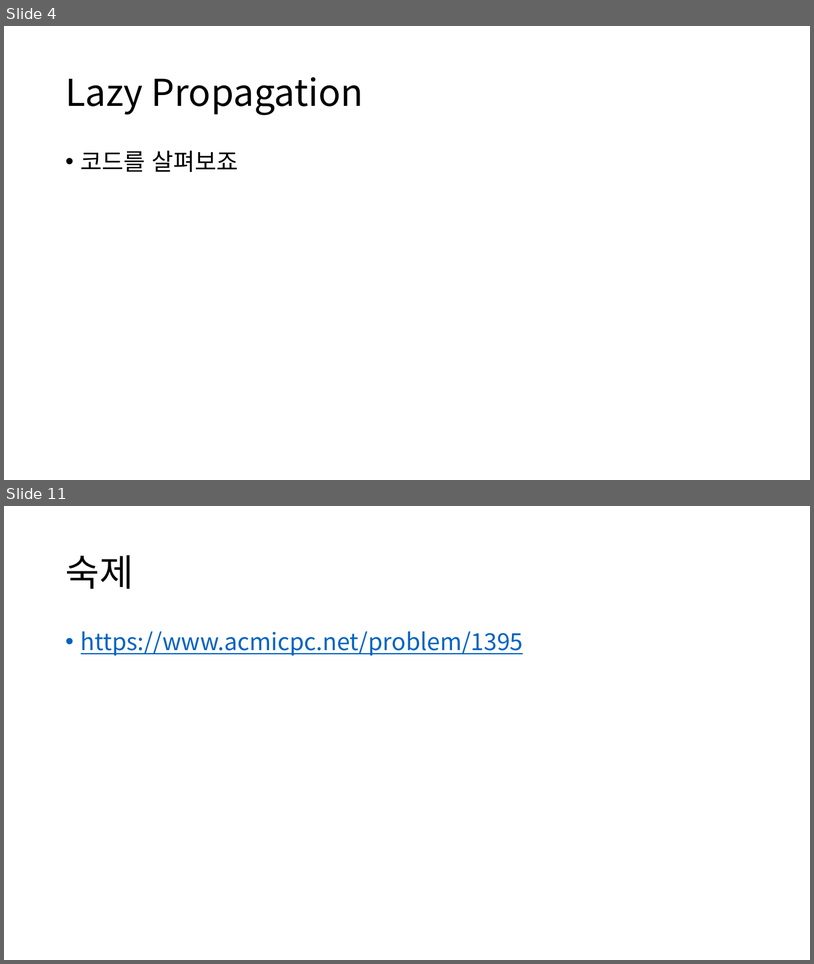
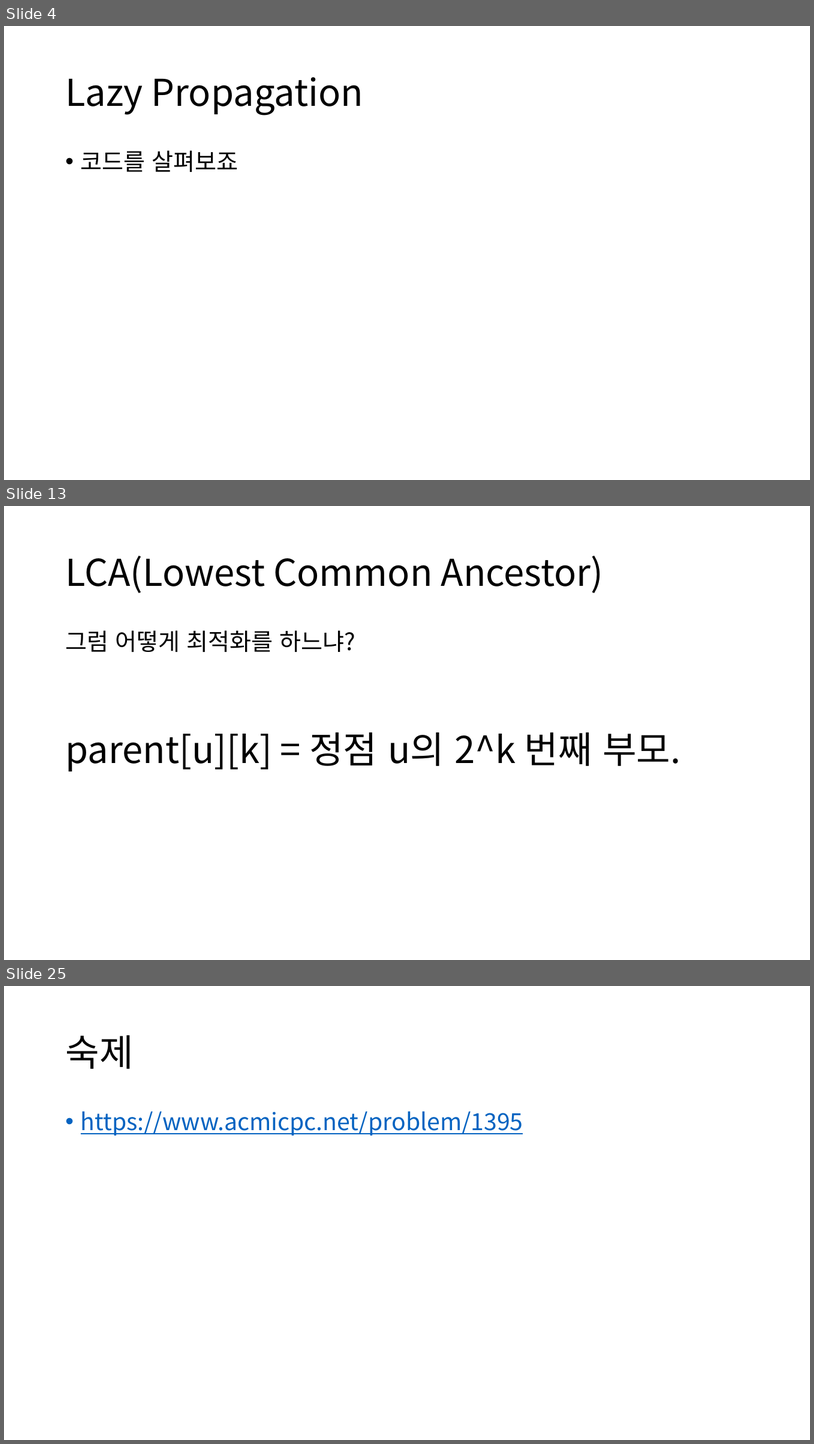
Before and after one commit to ALGOSOPT/algosopt, a slide deck: Chapter24/Lazy Propagation and LCA.pptx. Shown one above the other, each under a label of ours: slides 4 and 11 before the commit, slides 4, 13 and 25 after it; the slides between them are not shown. The pictures are 814x964 and 814x1444 pixels, drawn with LibreOffice and Linux fonts; fonts in the diff are those of the drawing. Boxes give left, top, right and bottom in pixels: in the first picture for what was removed or moved away, otherwise in the second. Text is boxed around its words. In the diff, an @@ line names an element or a change of style, - is before the commit and + after.

```diff
--- a/Chapter24/Lazy Propagation and LCA.pptx
+++ b/Chapter24/Lazy Propagation and LCA.pptx
@@ slide 13 added at [4,506,810,960], background #FFFFFF @@
@@ title added at [65,556,604,593], 44 pt, text #000000 @@
+LCA(Lowest Common Ancestor)
@@ text added at [65,630,681,771], 44 pt, text #000000 @@
+그럼 어떻게 최적화를 하느냐?
+parent[u][k] = 정점 u의 2^k 번째 부모.
@@ what was slide 11 is now slide 25 @@
```
Also in this commit, not shown: 1 slide changed, 15 other slides added, 2 slides removed, 2 other files.
